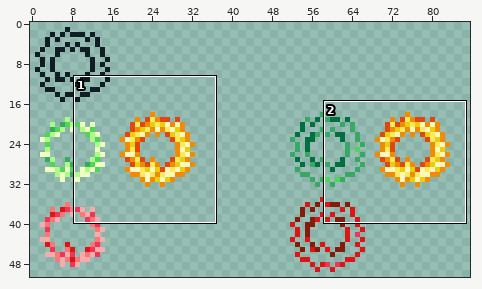
Sprite sheet: Resources/Textures/Wreath.png. The picture above shows the old version from afar; the outline marks the close-up.
Close-up. Before the commit:
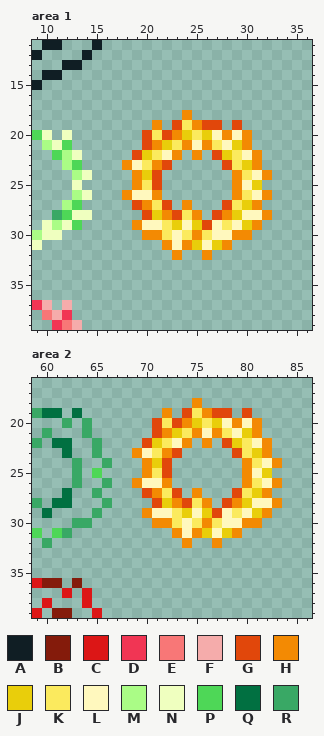
The file is 204x102 pixels, drawn in blocks of 2x2; one block is one cell here. Shown: area 1: x 9..36, y 11..39; area 2: x 59..86, y 16..39. The wide view leaves out empty margins.
Palette (. is transparent): A #101e24  B #841b0b  C #dc1616  D #f13554  E #f87777  F #f5acab  G #e1470b  H #f38a03  J #e9ce0b  K #fbea5e  L #fff8be  M #aafc86  N #efffbf  P #4ed757  Q #017041  R #39a865
Pixels before, area 1, first column x 9:
11 .AA...A.................
12 A....A..................
13 ...AA...................
14 .AA.....................
15 A.......................
16 ........................
17 ........................
18 ...............H........
19 ............H.GKHGG.G...
20 PN.N.......GKGHJKJLHLH..
21 .MNP.......GHJKHLHKLJH..
22 ..PMN.....GJKLH.H.GJKLH.
23 ...MP....HLKHG.....GKJH.
24 ....MN....HJG.......HKLH
25 ....N.....HKG.......HLJ.
26 ....MN...HLLH.......HKLH
27 ...MP.....GHKG.H...GKJH.
28 ..RPNN.....GJHGKH.GHJLLH
29 .NMNP.....HLLKJLJGLKLJH.
30 MNN........HHKLKHKLLHH..
31 N............HLHJLJH....
32 ..............H..H......
33 ........................
34 ........................
35 ........................
36 ........................
37 DF.F....................
38 .EFD....................
39 ..DEF...................
Pixels before, area 2, first column x 59:
18 ................H........
19 RQQ.Q........H.GKHGG.G...
20 ...R.R......GKGHJKJLHLH..
21 .R...R......GHJKHLHKLJH..
22 R.QQ..R....GJKLH.H.GJKLH.
23 ...Q..R...HLKHG.....GKJH.
24 ....R..R...HJG.......HKLH
25 ....R.P....HKG.......HLJ.
26 ....R..R..HLLH.......HKLH
27 ...Q..R....GHKG.H...GKJH.
28 R.QQ...R....GJHGKH.GHJLLH
29 .Q....R....HLLKJLJGLKLJH.
30 ....RR......HHKLKHKLLHH..
31 P.PR..........HLHJLJH....
32 .R.............H..H......
33 .........................
34 .........................
35 .........................
36 CBB.B....................
37 ...C.C...................
38 .C...C...................
39 C.BB..C..................
After:
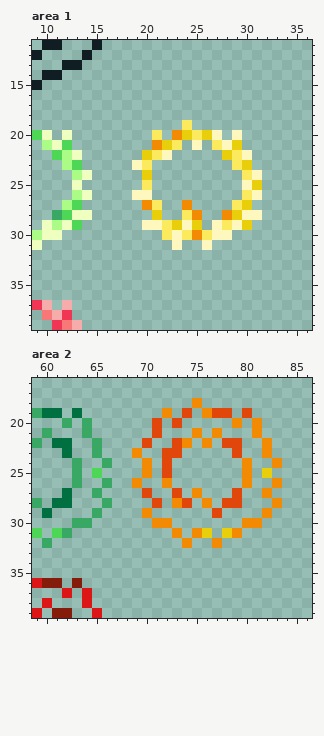
Commit message: Phoenix wreath support
What changed:
Changed rows in their new state; - is an unchanged pixel.
Area 1:
first column x 18:
18 ------.--------
19 ---.-.-...-.---
20 --.-.-----.-.--
21 --.---.-.---.--
22 -.---.-.-.---.-
23 .--..-----.--.-
24 -.-.-------.--.
25 -.-.-------.---
26 .--.-------.--.
27 -.--.-----.--.-
28 --.-..---.----.
29 -.------.----.-
30 --..-------..--
31 ----.-..-..----
32 -----.--.------
Area 2:
first column x 70:
19 -----.-------
20 --.-.....-.--
21 --...-.-...--
22 -..G-----G..-
23 ..G-------..-
24 -.---------..
25 -.---------.-
26 ..---------..
27 -..-------..-
28 --.--.---G...
29 -......-....-
30 ---.......---
31 ----.--.-----
Boxes around the changes in both close-ups, in picture pixels (x1, y1, x2, y2):
erased: (122, 110, 272, 260)
changed: (142, 408, 272, 538)
